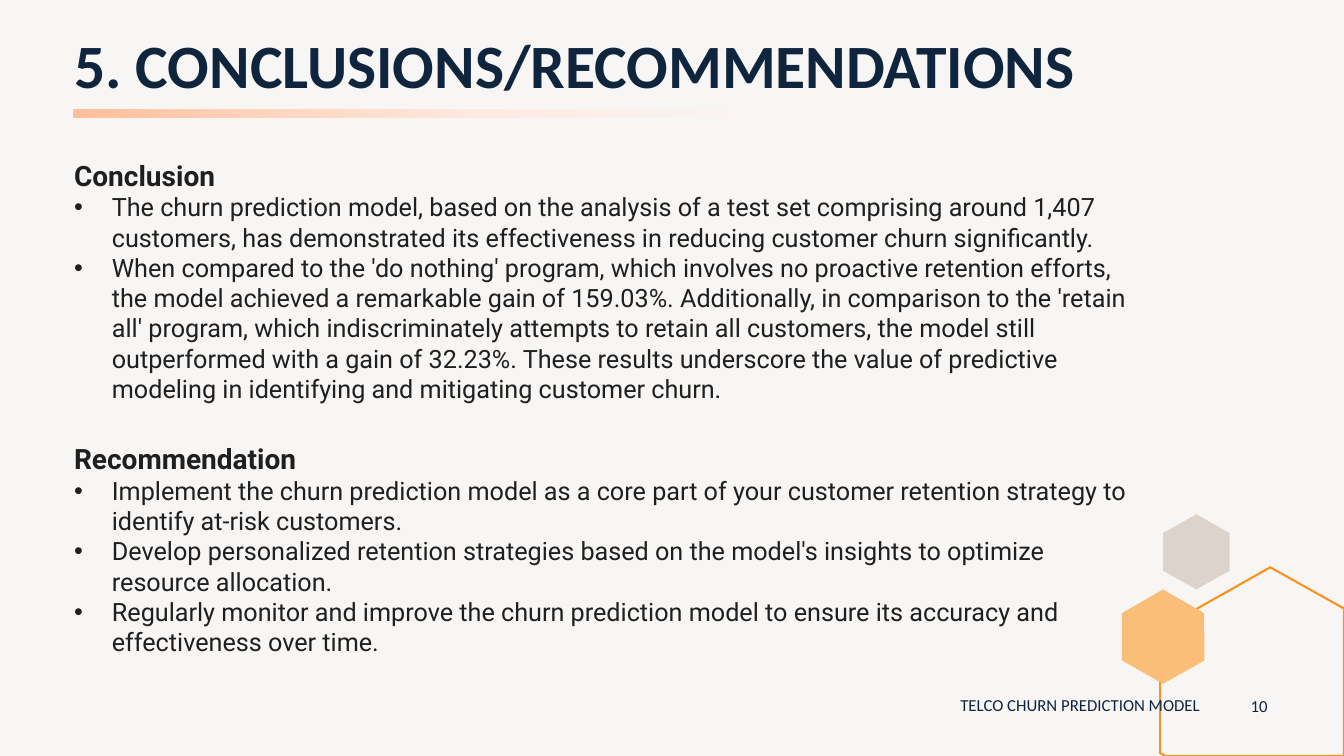
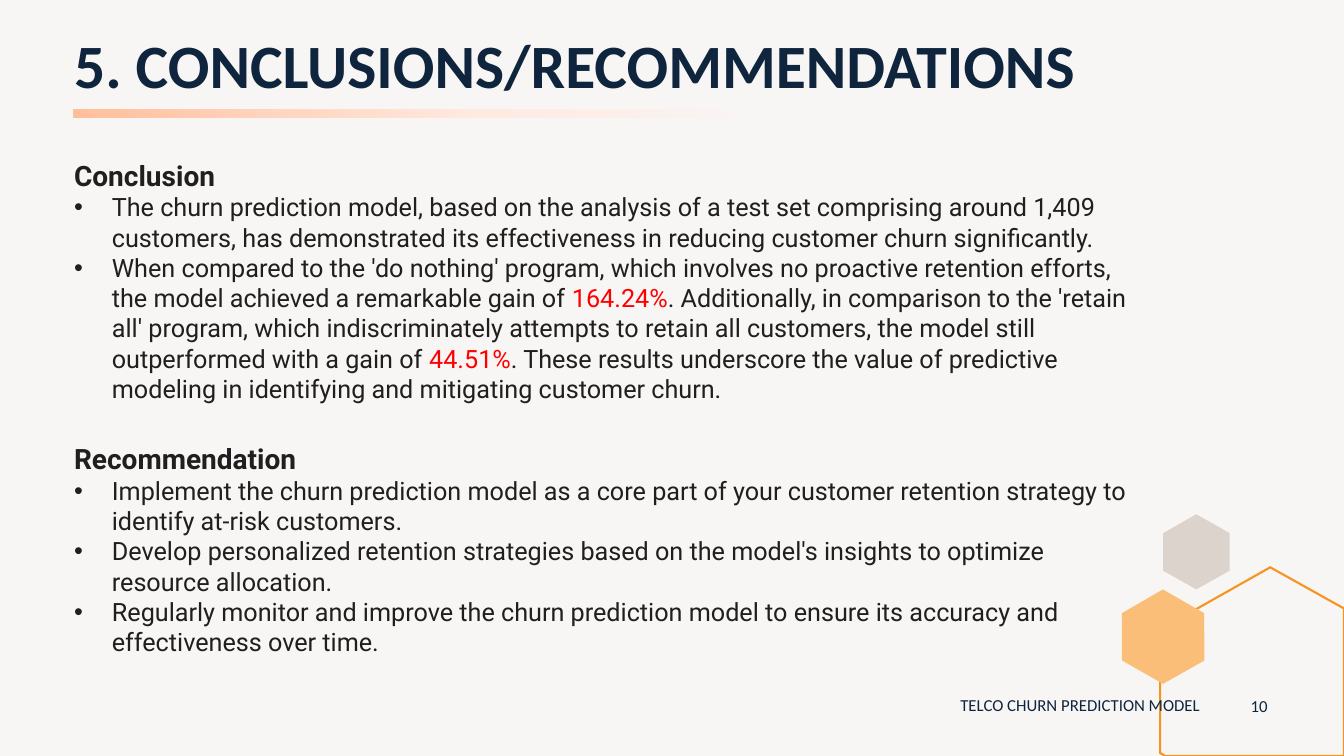
Before and after one commit to peerapat-t/telco_churn_prediction_model, a slide deck: slide 10 of Telco churn prediction model presentation.pptx. Drawn at 1344x756 pixels with LibreOffice and Linux fonts; fonts in the diff are those of the drawing. Boxes give left, top, right and bottom in pixels: in the first picture for what was removed or moved away, otherwise in the second. Text is boxed around its words. In the diff, an @@ line names an element or a change of style, - is before the commit and + after.

```diff
--- a/Telco churn prediction model presentation.pptx
+++ b/Telco churn prediction model presentation.pptx
@@ text at <box>112,197,1126,404</box>: text changed @@
-• The churn prediction model, based on the analysis of a test set comprising around 1,407 customers, has demonstrated its effectiveness in reducing customer churn significantly.
-• When compared to the 'do nothing' program, which involves no proactive retention efforts, the model achieved a remarkable gain of 159.03%. Additionally, in comparison to the 'retain all' program, which indiscriminately attempts to retain all customers, the model still outperformed with a gain of 32.23%. These results underscore the value of predictive modeling in identifying and mitigating customer churn.
+• The churn prediction model, based on the analysis of a test set comprising around 1,409 customers, has demonstrated its effectiveness in reducing customer churn significantly.
+• When compared to the 'do nothing' program, which involves no proactive retention efforts, the model achieved a remarkable gain of 164.24%. Additionally, in comparison to the 'retain all' program, which indiscriminately attempts to retain all customers, the model still outperformed with a gain of 44.51%. These results underscore the value of predictive modeling in identifying and mitigating customer churn.
```
Also in this commit, not shown: 1 other slide changed, 1 other file.
